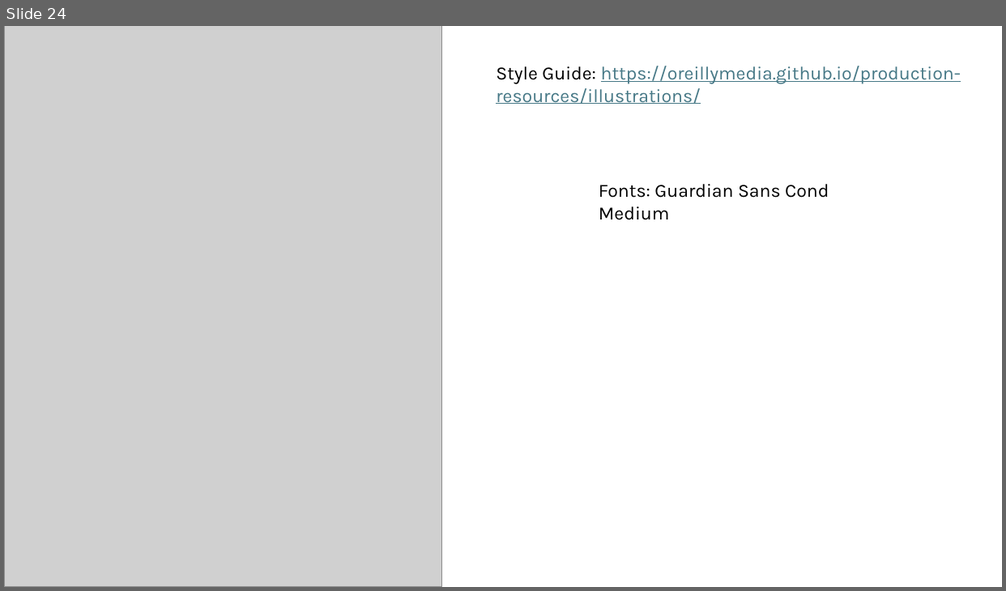
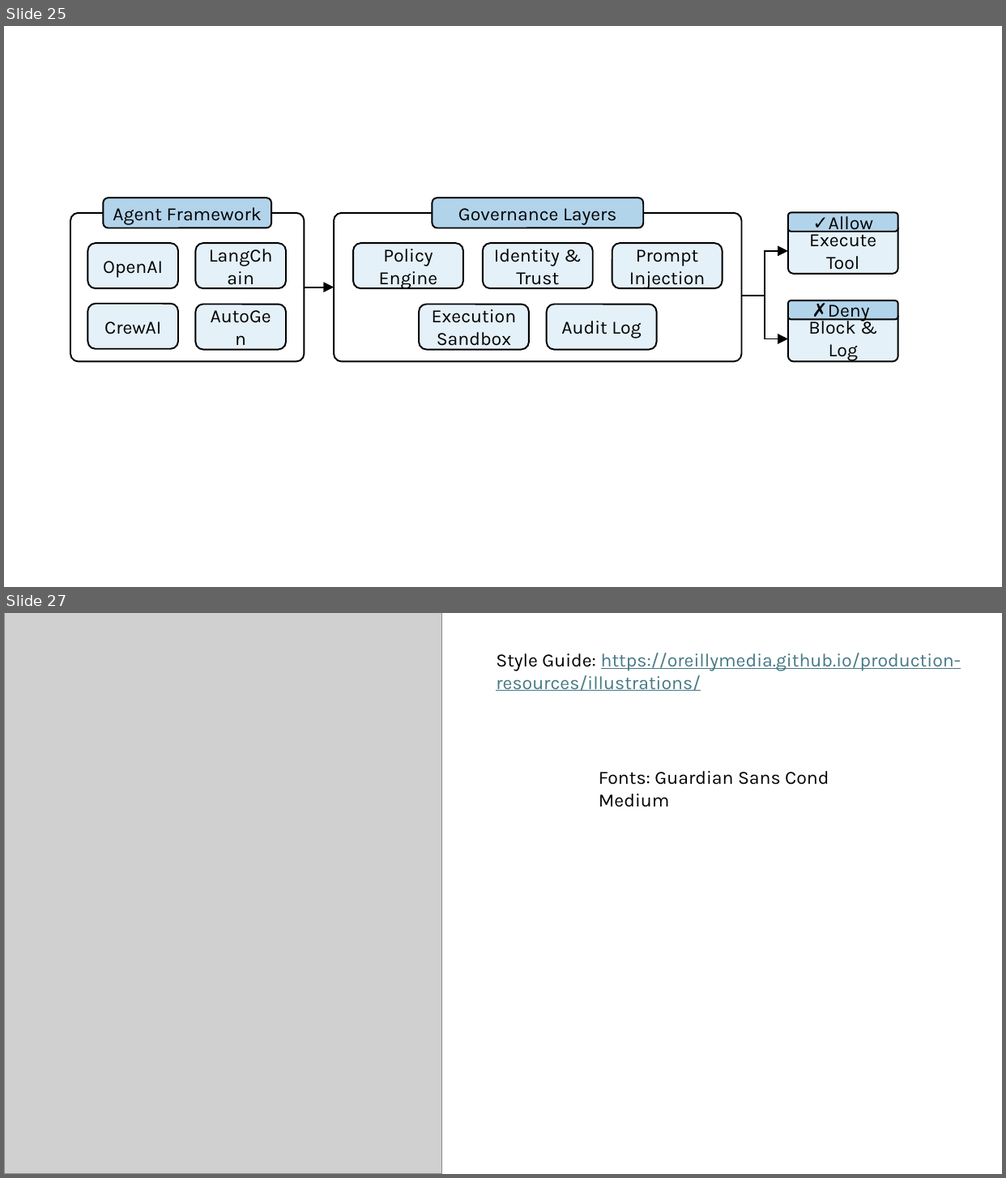
Before and after one commit to colbyford/foundry-book, a slide deck: figures/figures.pptx. Shown one above the other, each under a label of ours: slide 24 before the commit, slides 25 and 27 after it; the slides between them are not shown. The pictures are 1006x591 and 1006x1178 pixels, drawn with LibreOffice and Linux fonts; fonts in the diff are those of the drawing; grey boxes stand for pictures. Boxes give left, top, right and bottom in pixels: in the first picture for what was removed or moved away, otherwise in the second. Text is boxed around its words. In the diff, an @@ line names an element or a change of style, - is before the commit and + after.

```diff
--- a/figures/figures.pptx
+++ b/figures/figures.pptx
@@ slide 25 added at (4, 26, 1002, 587), background #FFFFFF @@
@@ rounded rectangle added at (70, 213, 305, 362), fill #FFFFFF, outline #000000 1.5 pt @@
@@ rounded rectangle added at (103, 199, 271, 228), fill #B2D4EB, outline #000000 1.5 pt, 18 pt, text #000000 @@
+Agent Framework
@@ rounded rectangle added at (334, 213, 742, 362), fill #FFFFFF, outline #000000 1.5 pt @@
@@ rounded rectangle added at (432, 199, 643, 228), fill #B2D4EB, outline #000000 1.5 pt, 18 pt, text #000000 @@
+Governance Layers
@@ rounded rectangle added at (789, 212, 898, 231), fill #B2D4EB, outline #000000 1.5 pt, 18 pt, text #000000 @@
+✓Allow
@@ rounded rectangle added at (88, 243, 178, 288), fill #E5F1F8, outline #000000 1.5 pt, 18 pt, text #000000 @@
+OpenAI
@@ rounded rectangle added at (196, 243, 286, 288), fill #E5F1F8, outline #000000 1.5 pt, 18 pt, text #000000 @@
+LangChain
@@ rounded rectangle added at (354, 243, 463, 288), fill #E5F1F8, outline #000000 1.5 pt, 18 pt, text #000000 @@
+Policy Engine
@@ rounded rectangle added at (484, 243, 593, 288), fill #E5F1F8, outline #000000 1.5 pt, 18 pt, text #000000 @@
+Identity & Trust
@@ rounded rectangle added at (612, 243, 722, 288), fill #E5F1F8, outline #000000 1.5 pt, 18 pt, text #000000 @@
+Prompt Injection
@@ round same rect added at (789, 228, 898, 274), fill #E5F1F8, outline #000000 1.5 pt, 18 pt, text #000000 @@
+Execute Tool
@@ elbow arrow added from (741, 297) to (789, 251), #000000 1.5 pt @@
@@ arrow added from (305, 288) to (334, 288), #000000 1.5 pt @@
@@ rectangle added at (722, 288, 742, 304), fill #196B24, outline #0B2F10 1.5 pt @@
@@ rounded rectangle added at (88, 304, 178, 349), fill #E5F1F8, outline #000000 1.5 pt, 18 pt, text #000000 @@
+CrewAI
@@ rounded rectangle added at (196, 305, 286, 350), fill #E5F1F8, outline #000000 1.5 pt, 18 pt, text #000000 @@
+AutoGen
@@ rounded rectangle added at (419, 305, 529, 350), fill #E5F1F8, outline #000000 1.5 pt, 18 pt, text #000000 @@
+Execution Sandbox
@@ rounded rectangle added at (547, 305, 657, 350), fill #E5F1F8, outline #000000 1.5 pt, 18 pt, text #000000 @@
+Audit Log
@@ elbow arrow added from (741, 297) to (789, 339), #000000 1.5 pt @@
@@ round same rect added at (789, 317, 898, 362), fill #E5F1F8, outline #000000 1.5 pt, 18 pt, text #000000 @@
+Block & Log
@@ rounded rectangle added at (789, 301, 898, 319), fill #B2D4EB, outline #000000 1.5 pt, 18 pt, text #000000 @@
+✗Deny
@@ what was slide 24 is now slide 27 @@
```
Also in this commit, not shown: 2 other slides added, 18 other files.
